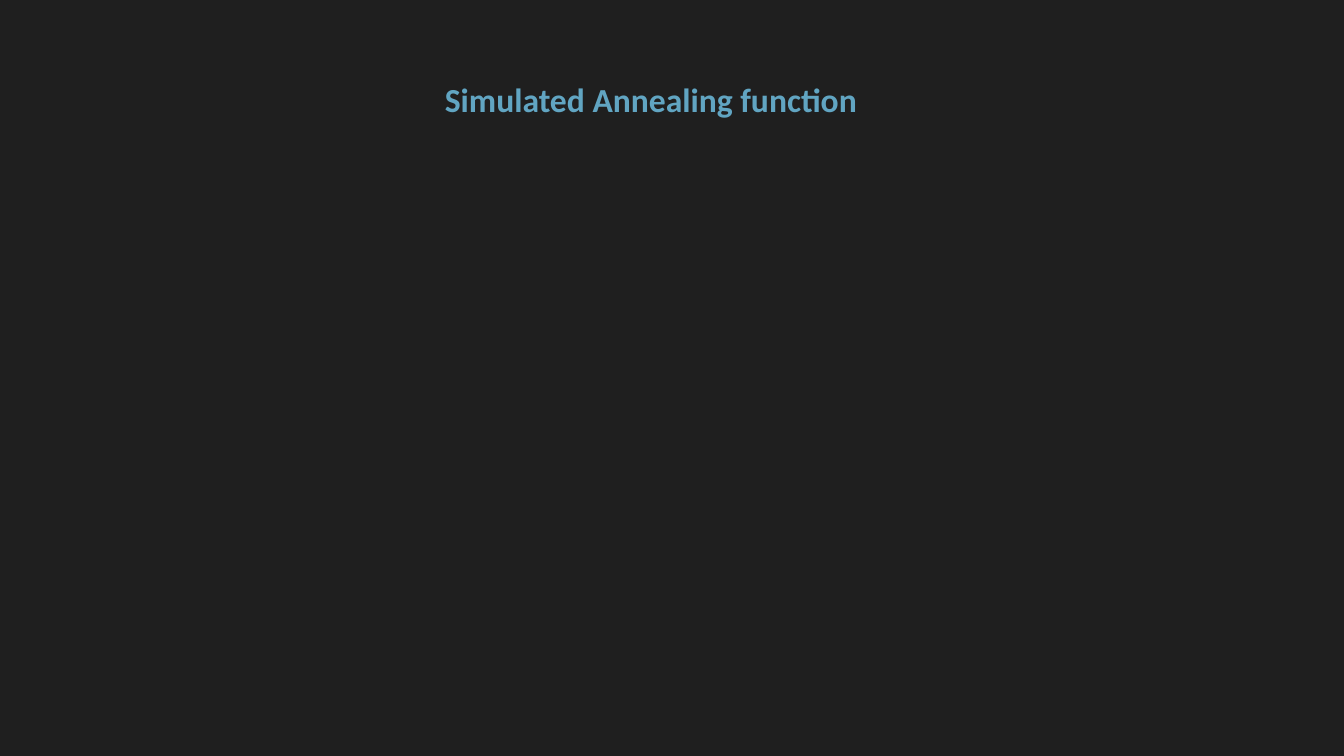
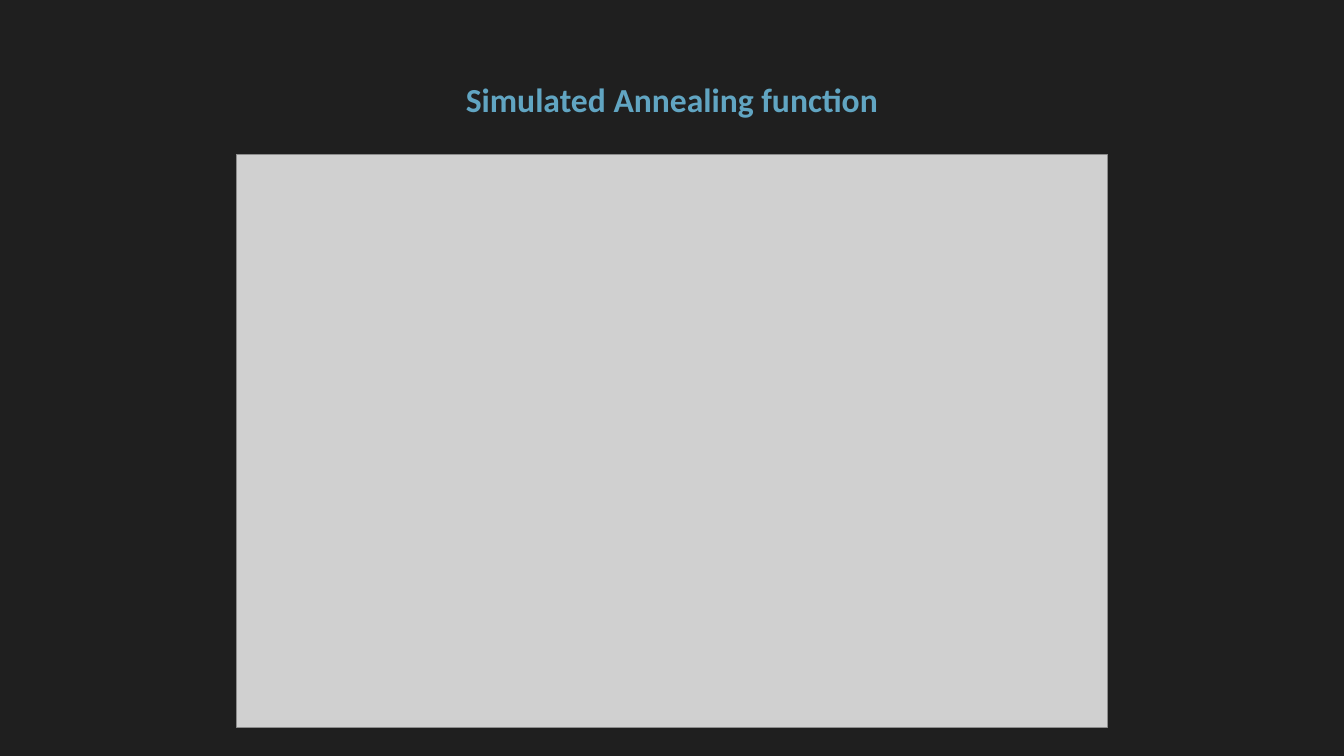
Before and after one commit to floengl/Machine-Learning, a slide deck: slide 7 of Exercise_3/Exercise3_slides.pptx (slide 5 before the commit). Drawn at 1344x756 pixels with LibreOffice and Linux fonts; fonts in the diff are those of the drawing; grey boxes stand for pictures. Boxes give left, top, right and bottom in pixels: in the first picture for what was removed or moved away, otherwise in the second. Text is boxed around its words. In the diff, an @@ line names an element or a change of style, - is before the commit and + after.

```diff
--- a/Exercise_3/Exercise3_slides.pptx
+++ b/Exercise_3/Exercise3_slides.pptx
@@ title "Simulated Annealing function": place and size @@
-title "Simulated Annealing function" at (445, 88, 856, 118)
+title "Simulated Annealing function" at (466, 88, 877, 118)
@@ picture added at (237, 154, 1108, 728) @@
```
Also in this commit, not shown: 3 other slides changed, 3 slides added, 16 slides removed, 6 other files.
